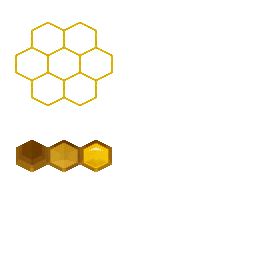
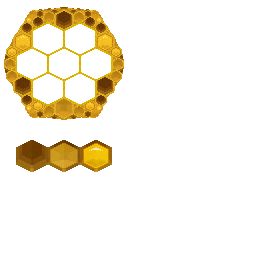
Layer changes from the first 256 x 256 image to the second:
renamed "蜂窝x7" to "大蜂窝", moved it above "中小蜂窝全部" over (15, 22, 113, 106)
added layer "中小蜂窝全部" above "外框" over (4, 7, 124, 120)
renamed "蜂窝外部" to "中蜂窝", hid it, painted on it over (13, 9, 115, 119)
